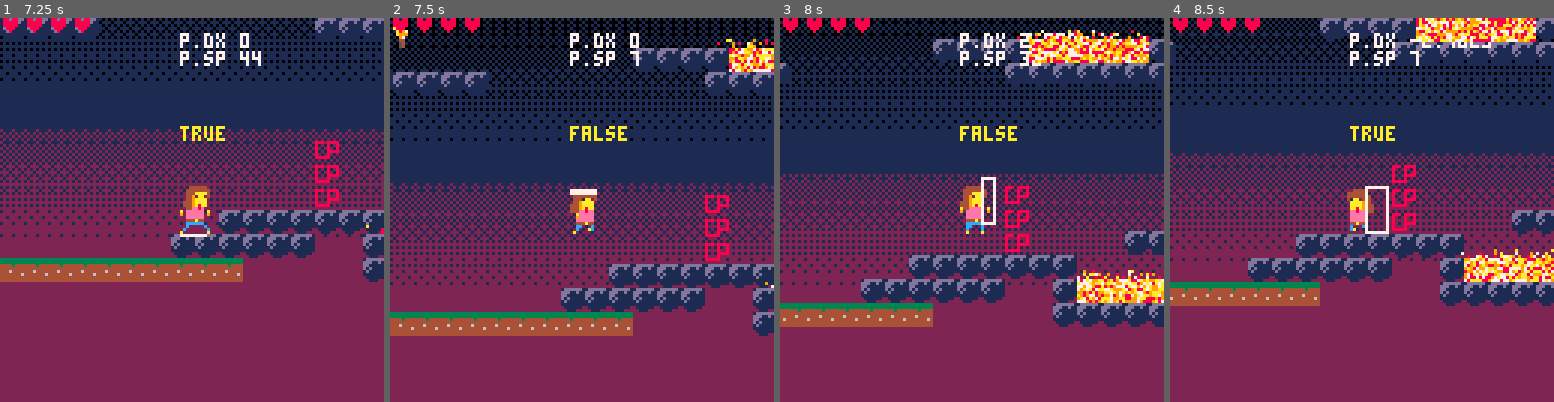
Above: before the commit, frames 1-4 (left to right).
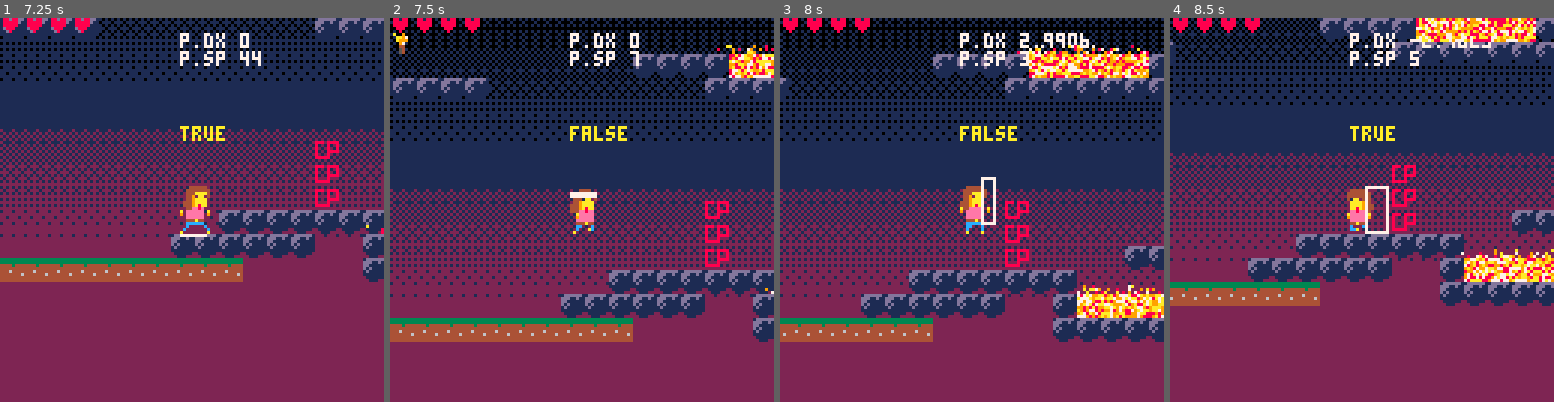
Above: after the commit, the same moments.

Repository: EmilieRobert33/SPOOKJAM
Game: PICO-8 cartridge sp4.p8
Same seed, same stepped clock (60 frames per second), same inputs: the game is played once before the commit and once after it.
Inputs:
- Up to frame 1 (7.25 s): tap X (X key) at 0.33, 1.07, 1.85, 2.97, 4.08, 5.2, 6.32 s; tap O (Z key) at 0.7, 1.7, 2.1, 2.5, 2.9, 3.3, 3.7, 4.1, 4.5, 4.9, 5.3, 5.7, 6.1, 6.5, 6.9 s; hold Right 1.6-2.1 s; hold Right 2.47-3.03 s; hold Left 3.08-3.58 s; hold Right 4.02-4.68 s; hold Left 5.08-5.68 s; hold Right 6.08-6.58 s; hold Right 6.63-7.13 s
- Up to frame 2 (7.5 s): tap O (Z key) at 7.3 s; tap X (X key) at 7.43 s
- Up to frame 3 (8 s): hold Right from 7.5 s (still down); tap O (Z key) at 7.7 s
- Up to frame 4 (8.5 s): release Right at 8.07 s; tap O (Z key) at 8.1 s; hold Left from 8.12 s (still down)

Frame 1 is identical in both runs. In frame 2, 12% of the frame differs, in the area x 0-100%, y 2-85%; in frame 3, 24%; in frame 4, less than 0.1%.

Commit message:
correction saut et explo masque

Diff:
--- a/sp4.p8
+++ b/sp4.p8
@@ -22,7 +22,7 @@
 	p.max_dx = 2
 	p.max_dy = 3
 	p.acc = 0.5
-	p.boost = 4
+	p.boost = 4.25
 	p.mask = 0
 	p.anim = 0
 	p.running = false
@@ -338,12 +338,16 @@
 	--if player collide with lava
 	if(collide_with(p,3)) then
 		p.mort=true
+		make_explosions(p.x,p.y,25)
+		p.dx=0
+		p.dy=0
 		sfx(32)
 		if(p.cp==true) then
 			p.x = cp.x
 			p.y = cp.y
 			p.mask = cp.mask
 			p.life = cp.life
+			make_particules(25)
 		else
 		--restart game
 		print("you are dead ",p.x,p.y-51,9)
@@ -428,8 +432,8 @@
 	if(check_coll(p,mask)
 	and mask.taken == false) then
 		make_explosions(mask.x,mask.y,15)
-		make_particules(16)
-		mask.sp = 100
+		make_particules(mask.x,mask.y,16)
+		mask.sp = 105
 		mask.taken = true
   detect_fait_fantome()
 	end
@@ -581,7 +585,7 @@
 		explo.x = x+(rnd(2)-1)*10
 		explo.y = y+(rnd(2)-1)*10
 		explo.r = 4 + rnd(4)
-		explo.c = 10
+		explo.c = 8
 		add(explosions, explo)
 		sfx(0)
 		nb -= 1
@@ -600,11 +604,11 @@
 
 --particules
 
-function make_particules(nb)
+function make_particules(x,y,nb)
 	while (nb > 0) do
 		part = {}
-		part.x = explo.x +4
-		part.y = explo.y +4
+		part.x = x +4
+		part.y = y +4
 		part.col = flr(rnd(16))
 		part.dx = (rnd(2)-1)*3
 		part.dy = (rnd(2)-1)*3
